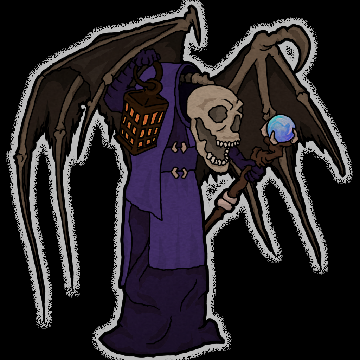
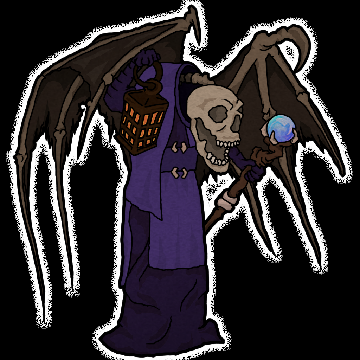
Layer changes from the first 360 x 360 image to the second:
painted on "diffuse" over (6, 0, 353, 360)
